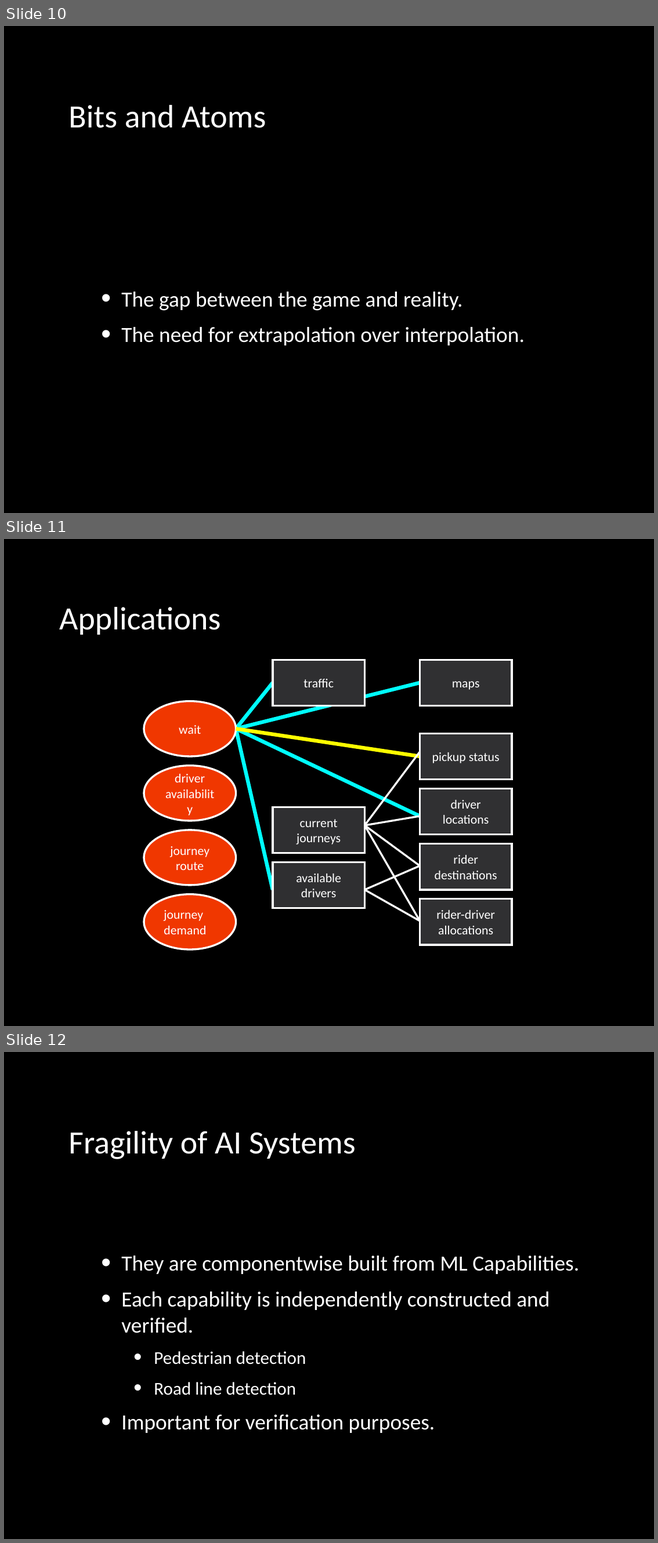
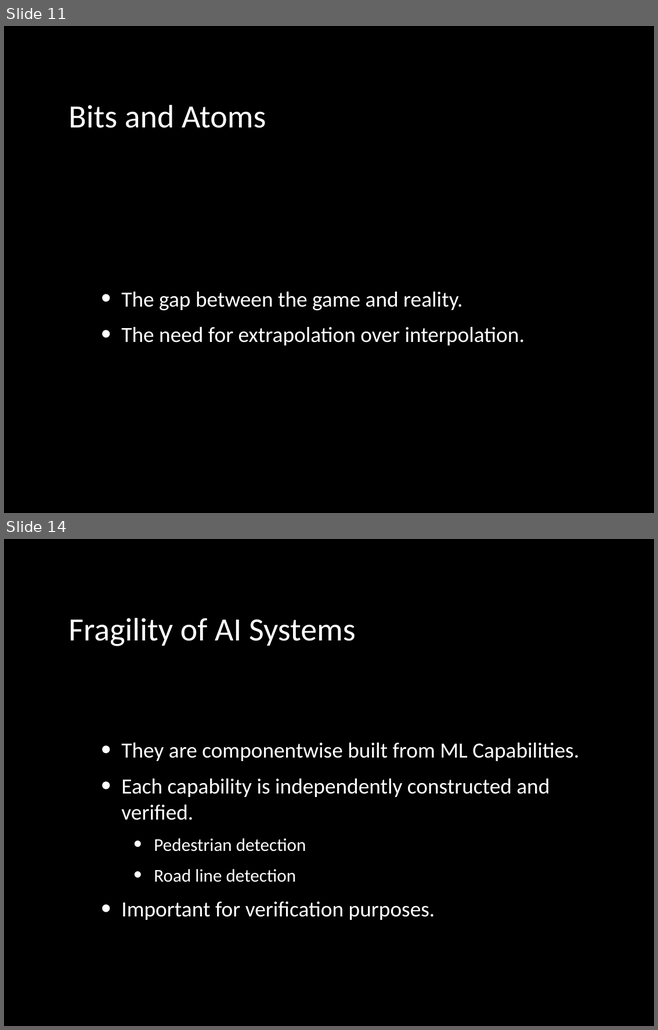
Before and after one commit to lawrennd/slides, a slide deck: 2019-09-20-machine-learning-systems-design.pptx. Shown one above the other, each under a label of ours: slides 10, 11 and 12 before the commit, slides 11 and 14 after it; the slides between them are not shown. The pictures are 658x1543 and 658x1030 pixels, drawn with LibreOffice and Linux fonts; fonts in the diff are those of the drawing. Boxes give left, top, right and bottom in pixels: in the first picture for what was removed or moved away, otherwise in the second. Text is boxed around its words. In the diff, an @@ line names an element or a change of style, - is before the commit and + after.

```diff
--- a/2019-09-20-machine-learning-systems-design.pptx
+++ b/2019-09-20-machine-learning-systems-design.pptx
@@ slide 11 removed at (4, 539, 654, 1026), background #000000 @@
@@ title removed at (59, 607, 220, 635) @@
-Applications
@@ rectangle removed at (273, 660, 364, 706) @@
-traffic
@@ rectangle removed at (420, 660, 511, 706) @@
-maps
@@ ellipse removed at (144, 701, 235, 756) @@
-wait
@@ group removed at (236, 683, 420, 890): 4 lines @@
@@ line removed from (236, 729) to (420, 756) @@
@@ rectangle removed at (420, 733, 511, 779) @@
-pickup status
@@ ellipse removed at (144, 766, 235, 821) @@
-driver availability
@@ rectangle removed at (420, 788, 511, 835) @@
-driver locations
@@ ellipse removed at (144, 830, 235, 885) @@
-journey route
@@ rectangle removed at (420, 843, 511, 890) @@
-rider destinations
@@ ellipse removed at (144, 895, 235, 950) @@
-journey demand
@@ group removed at (273, 752, 420, 921): 6 lines, 2 rectangles @@
-current journeys
-available drivers
@@ rectangle removed at (420, 899, 511, 945) @@
-rider-driver allocations
@@ what was slide 10 is now slide 11 @@
@@ what was slide 12 is now slide 14 @@
```
Also in this commit, not shown: 2 slides changed, 19 slides added, 3 other slides removed, 1 other file.
